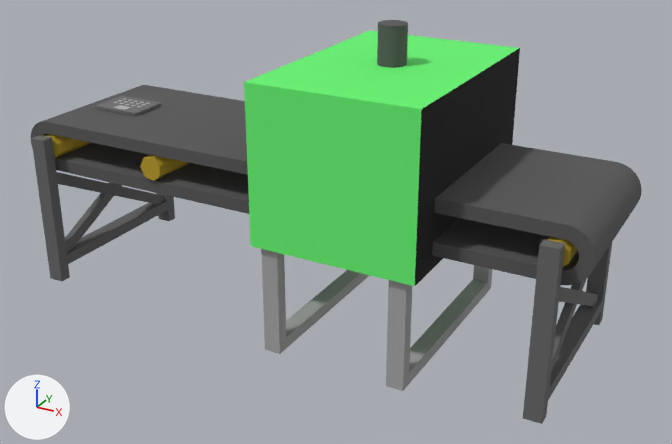
What one commit did to the Blender file private/blender/general1.blend.
Camera for both pictures: a camera (50 mm lens) standing at (3.27, -5.63, 2.4) and looking at (0.21, -0.07, -0.38). Arrows for +X, +Y and +Z are at lower left; the lights stay in place.

The scene before the commit, as lines of its bpy script (objects in view):
```python
me_cube_015 = bpy.data.meshes.new('Cube.015')
me_cube_015.from_pydata(...)  # a box spanning x -1.0..1.0, y -1.0..1.0, z -1.0..1.0
me_cube_015.materials.append(mat_grey_002)  # dark grey #686868
me_cube_029 = bpy.data.meshes.new('Cube.029')
me_cube_029.from_pydata(...)  # a box spanning x -1.0..1.0, y -1.0..1.0, z -1.0..1.0
me_cube_029.materials.append(mat_grey_002)  # dark grey #686868
me_cube_033 = bpy.data.meshes.new('Cube.033')
me_cube_033.from_pydata(...)  # 1089 vertices, 672 faces; spans x -1.0..1.0, y -1.0..1.0, z -1.19..1.0
# faces by material slot: [97, 575]
me_cube_033.materials.append(mat_light_dark_004)  # grey #707070
me_cube_033.materials.append(mat_white_005)  # grey #b9b9b9
ob_foot2_001 = bpy.data.objects.new('foot2.001', me_cube_029)
ob_foot2_001.location = (1.995, -0.7, -0.51)
ob_foot2_001.scale = (0.0628, 0.0455, 0.606)
ob_foot3 = bpy.data.objects.new('foot3', me_cube_015)
ob_foot3.location = (-2.042, 0.002, -0.952)
ob_foot3.rotation_euler = (1.571, 0.0, 0.0)  # degrees (90, 0, 0)
ob_foot3.scale = (0.0628, 0.0455, 0.663)
ob_keyboard1 = bpy.data.objects.new('keyboard1', me_cube_033)
ob_keyboard1.location = (-1.756, -0.001, 0.213)
ob_keyboard1.rotation_euler = (0.0, 0.0, 0.00411)  # degrees (0, 0, 0.2)
ob_keyboard1.scale = (0.212, 0.167, -0.0129)
# also in view: 'foot4.001' at (2.0, 0.0, -0.55); 'machine' at (0.6, 0.0, 0.27); 'foot4' at (-2.04, 0.0, -0.55); 'foot2.002' at (0.12, -0.79, -0.71); 'belt_inf.001' at (-0.02, 0.0, -0.15)
```
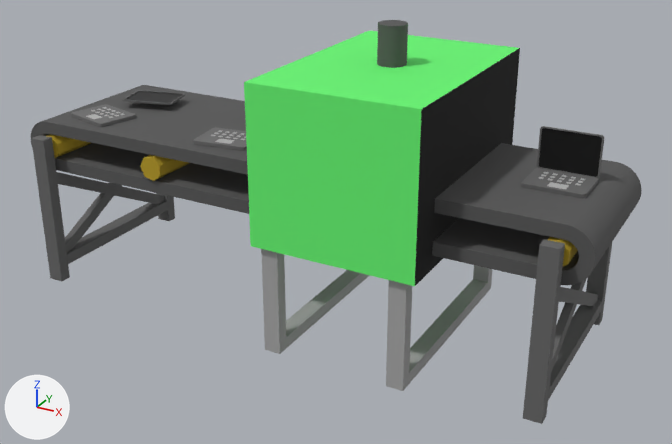
What changed in the scene script:
```text
Add mat_white:
    mat_white = principled_material('white')
    mat_white.base_color = (0.487, 0.487, 0.487)  # grey #b9b9b9
    mat_white.roughness = 0.9
Add mat_light_dark:
    mat_light_dark = principled_material('light_dark')
    mat_light_dark.base_color = (0.133, 0.133, 0.133)  # dark grey #666666
    mat_light_dark.roughness = 0.9
Add mat_light_dark_008:
    mat_light_dark_008 = principled_material('light_dark.008')
    mat_light_dark_008.base_color = (0.133, 0.133, 0.133)  # dark grey #666666
    mat_light_dark_008.roughness = 0.9
Add mat_black_005:
    mat_black_005 = principled_material('black.005')
    mat_black_005.base_color = (0.0, 0.0, 0.0)  # black #000000
    mat_black_005.roughness = 0.9
Add mat_black:
    mat_black = principled_material('black')
    mat_black.base_color = (0.0, 0.0, 0.0)  # black #000000
    mat_black.roughness = 0.4
Add mat_light_dark_002:
    mat_light_dark_002 = principled_material('light_dark.002')
    mat_light_dark_002.base_color = (0.133, 0.133, 0.133)  # dark grey #666666
    mat_light_dark_002.roughness = 0.9
Add mat_white_003:
    mat_white_003 = principled_material('white.003')
    mat_white_003.base_color = (0.487, 0.487, 0.487)  # grey #b9b9b9
    mat_white_003.roughness = 0.9
Add mat_light_dark_003:
    mat_light_dark_003 = principled_material('light_dark.003')
    mat_light_dark_003.base_color = (0.162, 0.162, 0.162)  # grey #707070
    mat_light_dark_003.roughness = 0.9
Add me_cube_046:
    me_cube_046.from_pydata(...)  # 1235 vertices, 758 faces; spans x -1.0..1.0, y -1.0..1.1, z -23.6..1.0
    # faces by material slot: [97, 85, 1, 575]
    me_cube_046.materials.append(mat_light_dark)  # dark grey #666666
    me_cube_046.materials.append(mat_light_dark_008)  # dark grey #666666
    me_cube_046.materials.append(mat_black_005)  # black #000000
    me_cube_046.materials.append(mat_white)  # grey #b9b9b9
Add me_cube_041:
    me_cube_041.from_pydata(...)  # 146 vertices, 86 faces; spans x -1.0..1.0, y -1.0..1.0, z -1.0..1.0
    # faces by material slot: [85, 1]
    me_cube_041.materials.append(mat_light_dark_002)  # dark grey #666666
    me_cube_041.materials.append(mat_black)  # black #000000
Add me_cube_036:
    me_cube_036.from_pydata(...)  # 1089 vertices, 672 faces; spans x -1.0..1.0, y -1.0..1.0, z -1.19..1.0
    # faces by material slot: [97, 575]
    me_cube_036.materials.append(mat_light_dark_003)  # grey #707070
    me_cube_036.materials.append(mat_white_003)  # grey #b9b9b9
Change ob_keyboard1:
    ob_keyboard1.location: (-1.756, -0.001, 0.213) -> (-1.756, -0.301, 0.213)
Add ob_computer1:
    ob_computer1 = bpy.data.objects.new('computer1', me_cube_046)
    ob_computer1.location = (1.823, 0.0, 0.212)
    ob_computer1.rotation_euler = (0.0, 0.0, 0.000431)  # degrees (0, 0, 0)
    ob_computer1.scale = (0.21, 0.165, -0.0127)
Add ob_screen1:
    ob_screen1 = bpy.data.objects.new('screen1', me_cube_041)
    ob_screen1.location = (-1.621, 0.164, 0.26)
    ob_screen1.rotation_euler = (0.0, 0.0, 0.242)  # degrees (0, 0, 14)
    ob_screen1.scale = (0.214, 0.15, -0.00656)
Add ob_keyboard2:
    ob_keyboard2 = bpy.data.objects.new('keyboard2', me_cube_036)
    ob_keyboard2.location = (-0.556, -0.301, 0.213)
    ob_keyboard2.rotation_euler = (0.0, 0.0, 0.128)  # degrees (0, 0, 7.3)
    ob_keyboard2.scale = (0.212, 0.167, -0.0129)
```

Where the change shows, as pixel boxes [x1, y1, x2, y2] in the pictures (672 x 444 px):
'computer1', added
    after: [521, 126, 604, 198]
    faces in mat_black_005 (black #000000): [539, 128, 602, 177]
    faces in mat_light_dark (dark grey #666666): [521, 168, 598, 198]
    faces in mat_light_dark_008 (dark grey #666666): [537, 126, 604, 178]
    faces in mat_white (grey #b9b9b9): [539, 172, 585, 189]
'keyboard1', moved
    before: [96, 96, 161, 116]
    after: [71, 104, 136, 127]
'keyboard2', added
    after: [193, 127, 247, 151]
    faces in mat_light_dark_003 (grey #707070): [193, 127, 247, 151]
    faces in mat_white_003 (grey #b9b9b9): [211, 130, 246, 144]
'screen1', added (black)
    after: [123, 90, 185, 105]
    faces in mat_black (black #000000): [125, 91, 183, 103]
    faces in mat_light_dark_002 (dark grey #666666): [123, 90, 185, 105]
